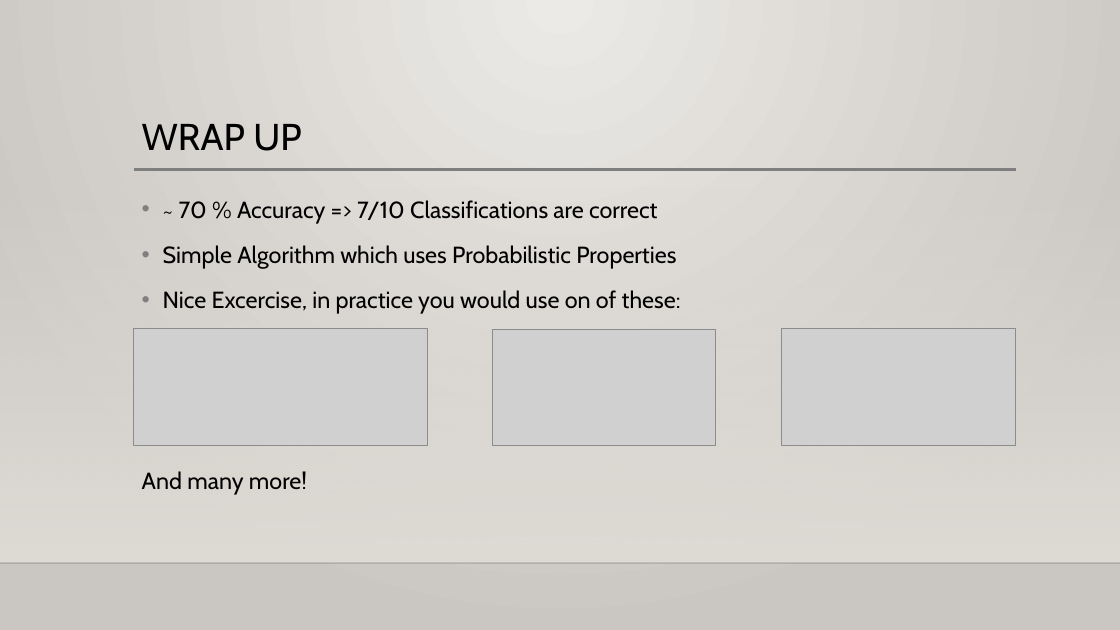
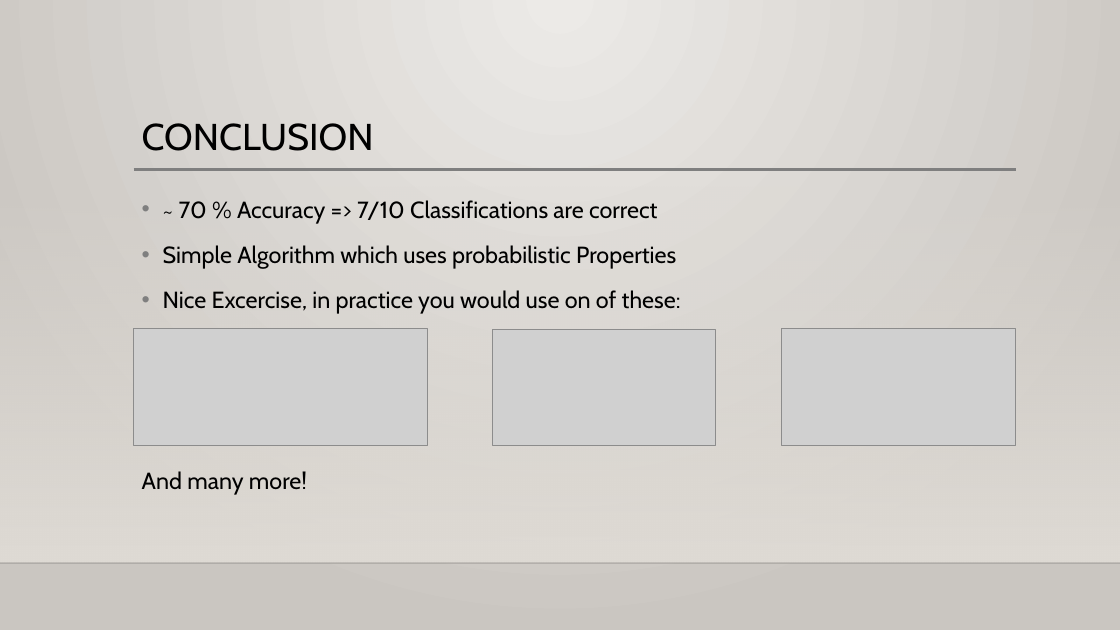
Before and after one commit to RobinRojowiec/workshop-simple-sentiment, a slide deck: slide 16 of presentation/simple_sentiment_analysis_workshop.pptx (slide 14 before the commit). Drawn at 1120x630 pixels with LibreOffice and Linux fonts; fonts in the diff are those of the drawing; grey boxes stand for pictures; background and template pictures are left out. Boxes give left, top, right and bottom in pixels: in the first picture for what was removed or moved away, otherwise in the second. Text is boxed around its words. In the diff, an @@ line names an element or a change of style, - is before the commit and + after.

```diff
--- a/presentation/simple_sentiment_analysis_workshop.pptx
+++ b/presentation/simple_sentiment_analysis_workshop.pptx
@@ title at bbox=[142, 123, 374, 151]: text changed @@
-WRAP UP
+CONCLUSION
@@ text at bbox=[163, 245, 676, 269]: text changed @@
-• Simple Algorithm which uses Probabilistic Properties
+• Simple Algorithm which uses probabilistic Properties
```
Also in this commit, not shown: 6 other slides changed, 4 slides added, 1 slide removed, 1 other file.
